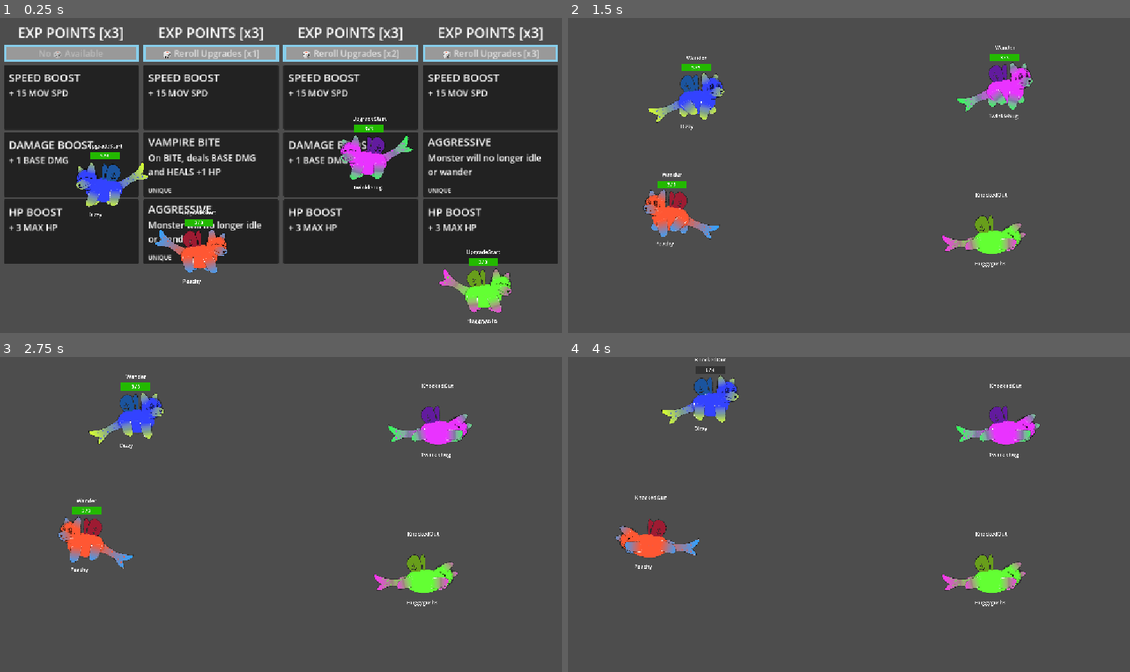
Above: before the commit, frames 1-4 (two rows, left to right).
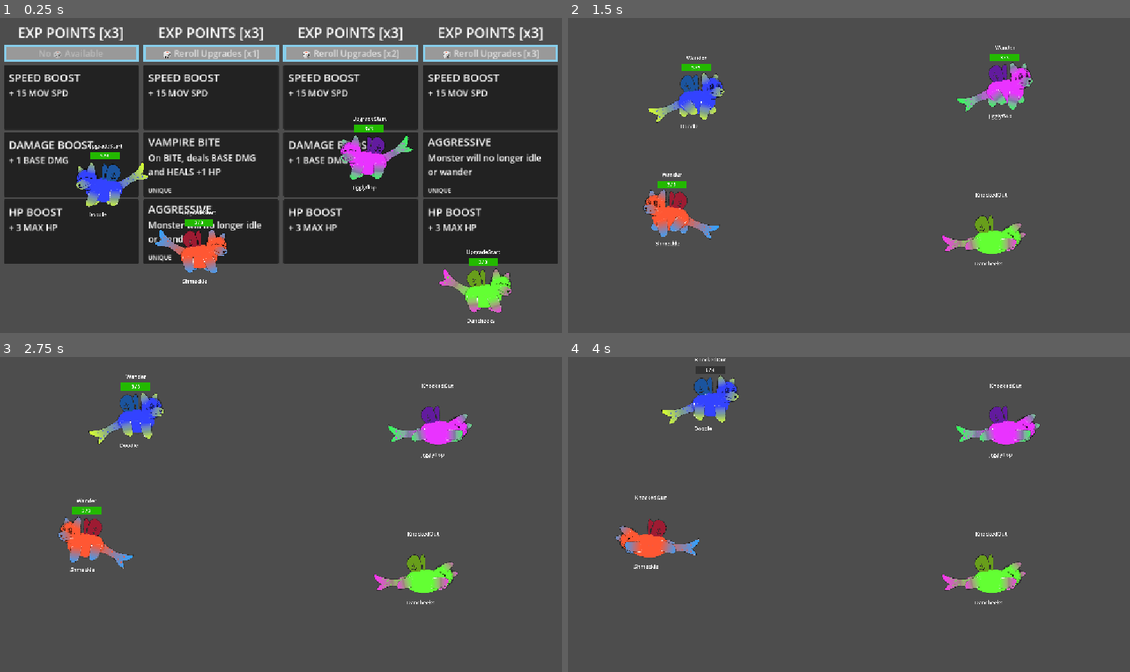
Above: after the commit, the same moments.

Repository: Galitie/tm2
Game: Godot game, scene res://test_scene.tscn
Same seed, same stepped clock (60 frames per second), same inputs: the game is played once before the commit and once after it.
Inputs (mouse positions are in pixels of both pictures, inside the frame that each line leads up to):
- Up to frame 1 (0.25 s): no input
- Up to frame 2 (1.5 s): tap Enter (ui_accept) at 0.5, 0.77 s; move the mouse to (972, 159) at 0.52 s; hold Up (ui_up) 0.53-1.28 s; click (972, 159) at 0.67 s; move the mouse to (736, 191) at 1.27 s; hold Down (ui_down) from 1.28 s (still down)
- Up to frame 3 (2.75 s): tap Enter (ui_accept) at 1.52 s; move the mouse to (337, 445) at 2.02 s; release Down (ui_down) at 2.03 s; hold Up (ui_up) from 2.03 s (still down)
- Up to frame 4 (4 s): move the mouse to (820, 580) at 2.77 s; click (820, 580) at 2.92 s; tap Enter (ui_accept) at 3.02, 3.77 s; move the mouse to (1017, 564) at 3.52 s; release Up (ui_up) at 3.53 s; hold Down (ui_down) from 3.53 s (still down)

The runs differ from the first frame. In frame 1, 0.1% of the frame differs, in the area x 16-89%, y 52-98%; in frame 2, 0.1%; in frame 3, 0.1%; in frame 4, 0.1%.

Commit message:
Added more names

Diff:
--- a/StateMachine/upgrade.gd
+++ b/StateMachine/upgrade.gd
@@ -40,7 +40,7 @@
 
 func Physics_Update(_delta:float):
 	var direction = monster.target_point - monster.global_position
-	if direction.length() > 10 and got_up:
+	if direction.length() >= 10 and got_up:
 		monster.velocity = direction.normalized() * (monster.move_speed * 20)
 		at_target = false
 	else:
--- a/monster.gd
+++ b/monster.gd
@@ -100,10 +100,10 @@
 
 func generate_random_name():
 	var name_parts = []
-	var title_start_list = ["Sir", "Madam", "Lord", "My Lady",  …(400 unchanged characters)… ding", "Lil'", "The Gentle", "The Great"]
-	var end_name_suffixes = ["Jr.", "Sr.", "II", "III", "Esq.", …(263 unchanged characters)… eefy", "The Elderly", "The Bloodthirsty"]
-	var first_name_prefixes = ["Snuggle", "Fluffy", "Bunny", "C …(496 unchanged characters)… abio", "Nippy", "Weenie", "Nubby", "Nub"]
-	var last_name_suffixes = ["wump", "wuff", "kins", "poo", "b …(398 unchanged characters)… "mon", "nips", "butts", "cheeks", "frog"]
+	var title_start_list = ["Sir", "Madam", "Lord", "My Lady",  …(400 unchanged characters)… ding", "Lil'", "The Gentle", "The Great", "Super"]
+	var end_name_suffixes = ["Jr.", "Sr.", "II", "III", "Esq.", …(263 unchanged characters)… eefy", "The Elderly", "The Bloodthirsty", "The Sexy", "The Horny", "The Terrible", "The Hideous", "The Vile", "The Cutie", "The Beefcake", "The Hunk", "The Twinkly", "The Generous", "The Gulliable", "The Handsome", "The Shitty"]
+	var first_name_prefixes = ["Snuggle", "Fluffy", "Bunny", "C …(496 unchanged characters)… abio", "Nippy", "Weenie", "Nubby", "Nub", "Batty", "Bobo", "Piggy", "Shmeckle"]
+	var last_name_suffixes = ["wump", "wuff", "kins", "poo", "b …(398 unchanged characters)… "mon", "nips", "butts", "cheeks", "frog", "shmoops", "shrimps", "prickles", "ween"]
 	if randi() % 4 == 0:
 		name_parts.append(title_start_list[randi() % title_start_list.size()])
 	var first_name = first_name_prefixes[randi() % first_name_prefixes.size()]
